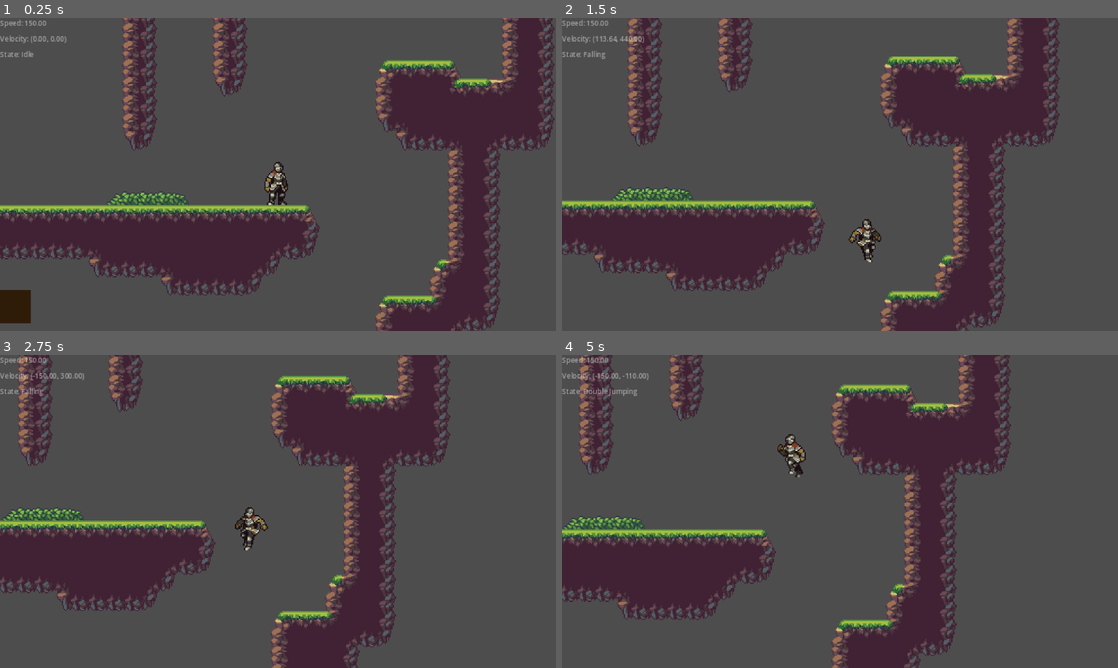
Above: before the commit, frames 1-4 (two rows, left to right).
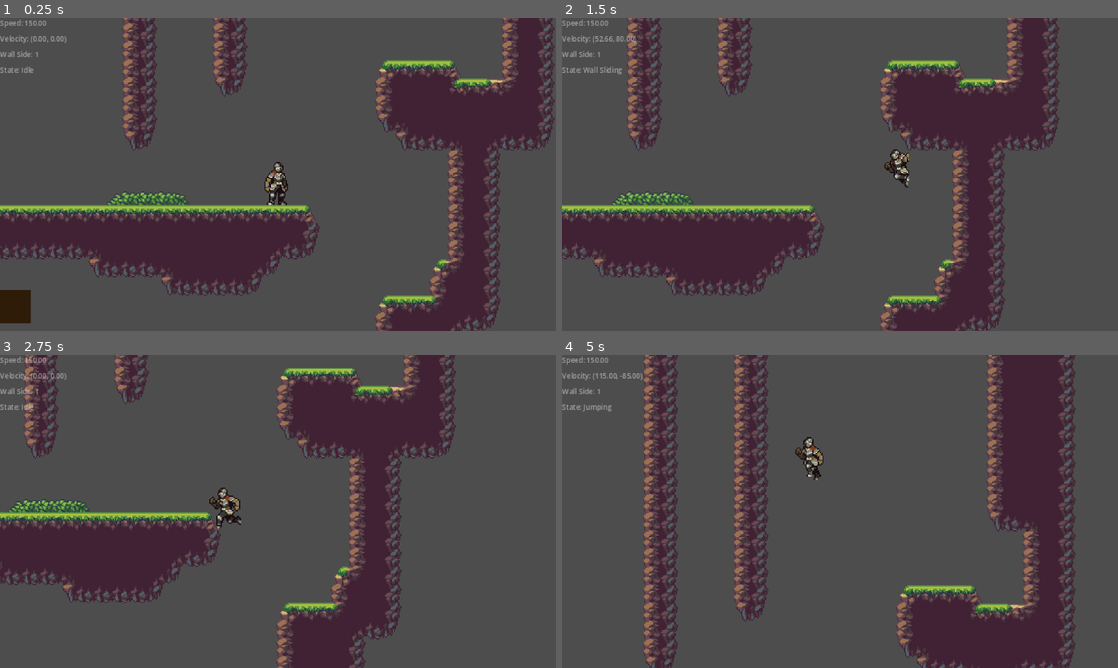
Above: after the commit, the same moments.

Repository: SaydRomey/BrunchPolice
Game: Godot game, scene res://scenes/world.tscn
Same seed, same stepped clock (60 frames per second), same inputs: the game is played once before the commit and once after it.
Inputs:
- Up to frame 1 (0.25 s): no input
- Up to frame 2 (1.5 s): hold 1 (attack) 0.53-1.28 s; hold D (move_right) from 0.53 s (still down); tap Space (jump) at 0.77, 1.07 s; tap Alt (dash) at 0.8, 1.35 s
- Up to frame 3 (2.75 s): tap Space (jump) at 1.52, 1.82, 2.3 s; tap Ctrl (roll) at 1.55 s; release D (move_right) at 2.03 s; hold A (move_left) from 2.03 s (still down); hold Ctrl (roll) from 2.03 s (still down)
- Up to frame 4 (5 s): release A (move_left) at 2.78 s; release Ctrl (roll) at 2.78 s; hold D (move_right) 2.78-4.28 s; tap Space (jump) at 2.85, 3.02, 3.32, 3.77, 4.07, 4.52, 4.82 s; tap 1 (attack) at 3.05 s; hold 1 (attack) 3.53-4.28 s; tap Alt (dash) at 3.8 s; hold A (move_left) from 4.28 s (still down); tap S (crouch) at 4.35 s; tap Ctrl (roll) at 4.55 s

The runs differ from the first frame. In frame 1, 0.1% of the frame differs, in the area x 0-7%, y 0-18%; in frame 2, 11%; in frame 3, 13%; in frame 4, 41%, in the area x 0-93%, y 0-100%.

Commit message:
wall jumps

Diff:
--- a/scripts/player.gd
+++ b/scripts/player.gd
@@ -34,11 +34,12 @@
 @export var can_double_jump       : bool  = true
 
 @export_group("Wall-jump / Wall-slide")
+@export var wall_jump_force       = Vector2(250, -450)  # X for push-off, Y for height
 @export var wall_slide_speed      : float = 100.0
-@export var wall_stick_time       : float = 0.25
+@export var wall_stick_time       : float = 0.45
 
 @export_group("Debug")
-@export var print_debug           : bool  = true
+@export var enable_print_debug    : bool  = true
 
 # -------------------------
 # ▶ NODE REFERENCES (onready) ◀
@@ -122,7 +123,7 @@
 
 	_update_anim(inp.move)
 
-	_update_debug_label(print_debug)
+	_update_debug_label(enable_print_debug)
 	if inp.toggle_debug: _toggle_debug_output()
 
 # =========================================
@@ -173,10 +174,8 @@
 	if inp.move != 0:
 		facing = sign(inp.move)
 		_switch_direction(facing)
-		#velocity.x = lerp(velocity.x, target, acceleration)
 		velocity.x = move_toward(velocity.x, target, speed * acceleration)
 	else:
-		#velocity.x = lerp(velocity.x, 0.0, friction)
 		velocity.x = move_toward(velocity.x, target, walk_speed * friction)
 
 # =====================================================
@@ -184,15 +183,20 @@
 # =====================================================
 
 func _handle_jump(inp:Dictionary)->void:
+	if !_ceiling_clear(): return
 
 	# jump pressed
 	if inp.jump_down:
 		if is_on_floor() || can_coyote_jump:
 			_do_jump()
 		elif can_double_jump && !has_double_jumped:
-			_do_jump(); has_double_jumped = true
+			_do_jump()
+			has_double_jumped = true
+		elif is_wall_sliding:
+			_do_wall_jump()
 		else:
-			jump_buffered = true; timers.JUMP_BUFFER.start()
+			jump_buffered = true
+			start_timer("JUMP_BUFFER")
 
 	# variable height
 	if inp.jump_up && velocity.y < 0:
@@ -201,7 +205,15 @@
 func _do_jump():
 	velocity.y = jump_force
 	can_coyote_jump = false
-	timers.WALL_STICK.stop()
+	stop_timer("WALL_STICK")
+
+func _do_wall_jump() -> void:
+	# Jump away from wall (opposite to contact direction)
+	var wall_dir := -1 if _is_on_wall_only_left() else 1
+	velocity.y = wall_jump_force.y
+	velocity.x = -wall_jump_force.x * wall_dir
+	has_double_jumped = false
+	_wall_slide_end()
 
 # =========================================
 #  WALL-SLIDE / WALL-JUMP
@@ -209,13 +221,10 @@
 
 func _handle_wall_slide(inp: Dictionary) -> void:
 
-	# Reset if we left the wall or landed
+	# Reset if left the wall or landed
 	if is_on_floor() || !is_on_wall():
-		is_wall_sliding = false
-		is_wall_sticking = false
-		just_touched_wall = false
-		timers.WALL_STICK.stop()
-		_switch_direction(facing)
+		if is_wall_sliding:
+			_wall_slide_end()
 		return
 
 	# Are we pushing into the wall?
@@ -229,22 +238,26 @@
 	if !just_touched_wall:
 		just_touched_wall = true
 		is_wall_sticking = true
-		timers.WALL_STICK.start(wall_stick_time)
+		start_timer("WALL_STICK", wall_stick_time)
 
 	is_wall_sliding = true
 	_switch_direction(-facing)
 
-	# Stick or slide?
-	#if is_wall_sticking:
-		#velocity.y = min(velocity.y, 0)
-	#else:
-		#velocity.y = min(velocity.y, wall_slide_speed)
-
 	velocity.y = min(velocity.y, 0 if is_wall_sticking else wall_slide_speed)
+
+func _wall_slide_end() -> void:
+	is_wall_sliding = false
+	is_wall_sticking = false
+	just_touched_wall = false
+	stop_timer("WALL_STICK")
+	_switch_direction(facing)
 
 func _is_on_wall_only_left() -> bool:
 	return wall_raycast_left.is_colliding() && !wall_raycast_right.is_colliding()
 
+func _wall_side_from_rays() -> int:
+	return -1 if _is_on_wall_only_left() else (1 if !_is_on_wall_only_left() else 0)
+
 func _on_WallStickTimer_timeout() -> void: is_wall_sticking = false
 
 # =====================================================
@@ -252,6 +265,8 @@
 # =====================================================
 
 func _handle_crouch(inp: Dictionary) -> void:
+	if is_rolling || is_dashing: return
+
 	if inp.crouch_down:
 		_crouch()
 	elif inp.crouch_up && _ceiling_clear():
@@ -284,7 +299,7 @@
 func _handle_dash(inp:Dictionary, delta:float)->void:
 	if is_rolling: return #? TOCHECK: This prevents mid-roll dash cancel
 
-	if inp.dash && inp.move != 0 && !is_dashing && timers.DASH_COOLDOWN.is_stopped():
+	if inp.dash && inp.move != 0 && !is_dashing && !is_timer_active("DASH_COOLDOWN"):
 		_dash_start(sign(inp.move))
 
 	if is_dashing:
@@ -299,8 +314,8 @@
 	dash_speed        = _current_ground_speed() * dash_speed_multiplier
 	dash_max_distance = _current_ground_speed() * dash_distance_mult
 
-	timers.DASH.start(dash_duration)
-	timers.DASH_COOLDOWN.start(dash_cooldown)
+	start_timer("DASH", dash_duration)
+	start_timer("DASH_COOLDOWN", dash_cooldown)
 
 	# make sure we face the right way
 	_switch_direction(dir)
@@ -343,7 +358,7 @@
 	roll_dir   = dir
 	roll_speed = _current_ground_speed() * roll_speed_multiplier
 	_switch_direction(roll_dir)
-	timers.ROLL.start()
+	start_timer("ROLL")
 	_crouch()
 
 func _on_RollTimer_timeout():
@@ -382,7 +397,7 @@
 
 	if inp.attack && !is_attacking:
 		is_attacking = true
-		timers.ATTACK.start()
+		start_timer("ATTACK")
 
 func _on_AttackTimer_timeout():
 	is_attacking = false
@@ -392,26 +407,54 @@
 # =====================================================
 
 func _ground_state_logic():
-	# falling off ledge – coyote
 	if is_on_floor():
+		if !was_on_floor:
+			# Player just landed
+			if jump_buffered:
+				_do_jump()
+				jump_buffered = false
+				stop_timer("JUMP_BUFFER")
+
 		was_on_floor = true
 		has_double_jumped = false
+		is_wall_sliding = false
 	else:
 		if was_on_floor:
 			can_coyote_jump = true
-			timers.COYOTE.start()
+			start_timer("COYOTE")
 			was_on_floor = false
 
 func _on_CoyoteTimer_timeout(): can_coyote_jump = false
 func _on_JumpBufferTimer_timeout(): jump_buffered = false
 
 # =====================================================
-#
-# =====================================================
-
-func _switch_direction(dir: float):
+# HELPERS
+# =====================================================
+
+func _switch_direction(dir: float) -> void:
 	sprite.flip_h = dir < 0
 	sprite.position.x = dir * 4
+
+func start_timer(name: String, time: float = -1.0) -> void:
+	if !timers.has(name):
+		push_error("Timer '%s' not found in timers dictionary." % name)
+		return
+	if time > 0.0:
+		timers[name].start(time)
+	else:
+		timers[name].start()
+
+func stop_timer(name: String) -> void:
+	if !timers.has(name):
+		push_error("Timer '%s' not found in timers dictionary." % name)
+		return
+	timers[name].stop()
+
+func is_timer_active(name: String) -> bool:
+	if !timers.has(name):
+		push_error("Timer '%s' not found in timers dictionary." % name)
+		return false
+	return !timers[name].is_stopped()
 
 # =====================================================
 #  ANIMATION
@@ -455,8 +498,8 @@
 # =====================================================
 
 func _toggle_debug_output():
-	print_debug = !print_debug
-	debug_lbl.visible = print_debug
+	enable_print_debug = !enable_print_debug
+	debug_lbl.visible = enable_print_debug
 #
 func _update_debug_label(enabled: bool):
 	if !enabled: return
@@ -466,6 +509,8 @@
 	# Base info
 	lines.append("Speed: %.2f" % _current_ground_speed())
 	lines.append("Velocity: (%.2f, %.2f)" % [velocity.x, velocity.y])
+
+	lines.append("Wall Side: %d" % _wall_side_from_rays())
 
 	# Determine movement state
 	var state := ""
